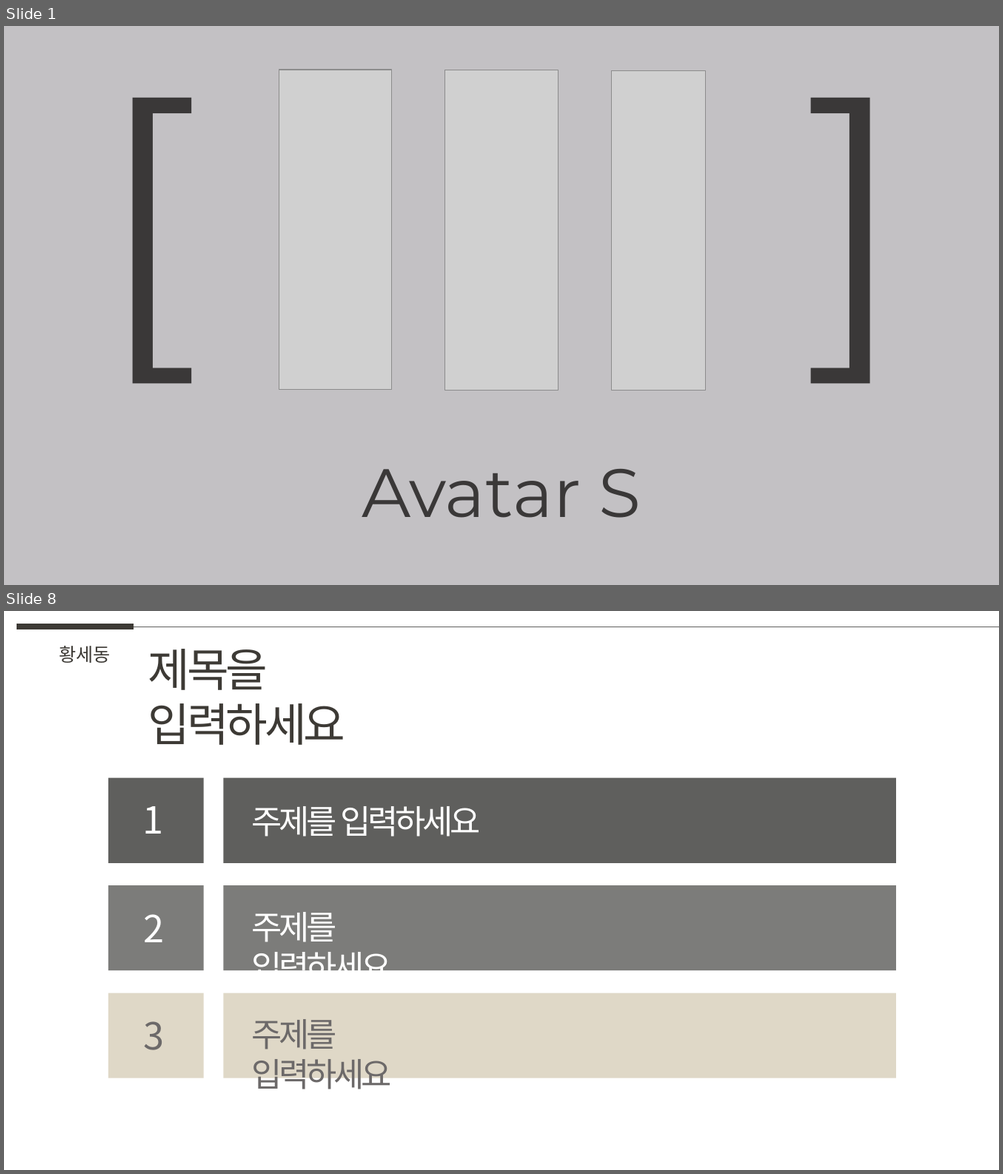
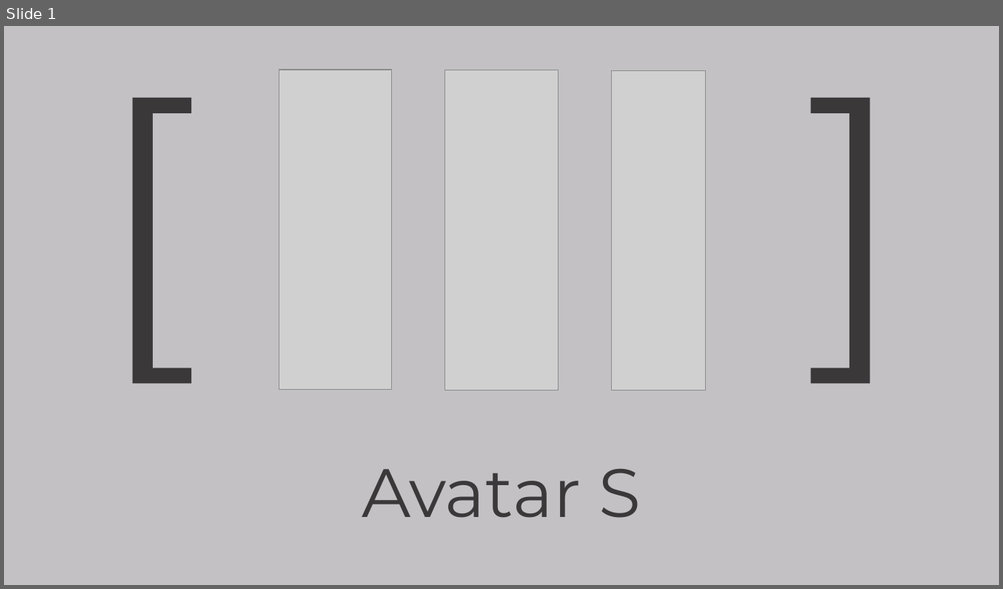
Before and after one commit to weaknessHero/Project_AvatarS, a slide deck: 발표자료/230202/LJHPPT.pptx. Shown one above the other, each under a label of ours: slides 1 and 8 before the commit, slide 1 after it; the slides between them are not shown. The pictures are 1003x1174 and 1003x589 pixels, drawn with LibreOffice and Linux fonts; fonts in the diff are those of the drawing; grey boxes stand for pictures. Boxes give left, top, right and bottom in pixels: in the first picture for what was removed or moved away, otherwise in the second. Text is boxed around its words. In the diff, an @@ line names an element or a change of style, - is before the commit and + after.

```diff
--- a/발표자료/230202/LJHPPT.pptx
+++ b/발표자료/230202/LJHPPT.pptx
@@ slide 8 removed at box(4, 611, 999, 1170), background #FFFFFF @@
@@ line removed from (17, 627) to (134, 627) @@
@@ line removed from (134, 627) to (999, 627) @@
@@ text removed at box(59, 646, 111, 663) @@
-황세동
@@ text removed at box(148, 649, 346, 745) @@
-제목을 입력하세요
@@ rectangle removed at box(108, 778, 204, 863) @@
@@ rectangle removed at box(223, 778, 896, 863) @@
@@ text removed at box(143, 806, 164, 834) @@
-1
@@ text removed at box(252, 806, 480, 837) @@
-주제를 입력하세요
@@ rectangle removed at box(108, 886, 204, 971) @@
@@ rectangle removed at box(223, 886, 896, 971) @@
@@ text removed at box(144, 914, 165, 943) @@
-2
@@ text removed at box(252, 912, 392, 971) @@
-주제를 입력하세요
@@ rectangle removed at box(108, 994, 204, 1079) @@
@@ rectangle removed at box(223, 994, 896, 1079) @@
@@ text removed at box(144, 1022, 165, 1051) @@
-3
@@ text removed at box(252, 1019, 392, 1096) @@
-주제를 입력하세요
```
Also in this commit, not shown: 2 slides added, 7 other slides removed, 1 other file.
